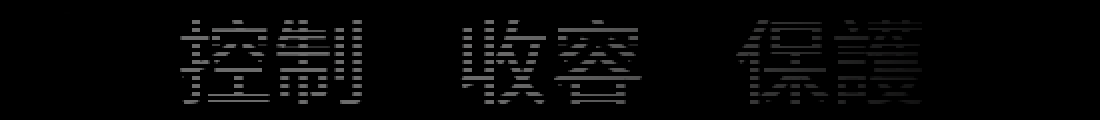
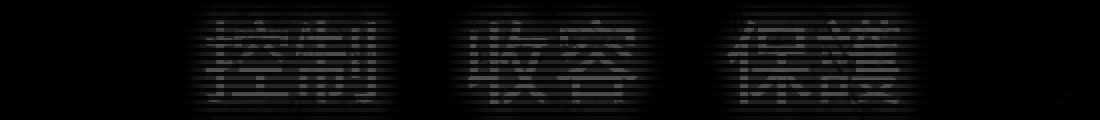
Two versions of the same layered image (1100x120). Layer-by-layer changes:
moved "图层 1" above "图层 2", painted on it over box(180, 4, 1070, 114)
"图层 2": opacity 100% → 46%, blend multiply → luminosity, painted on it over box(180, 4, 1070, 120)
added layer "Layer 14" (multiply) above "控制 收容 保護" over box(180, 4, 1070, 120)
"控制 收容 保護": opacity 100% → 50%, painted on it over box(180, 16, 924, 106)
